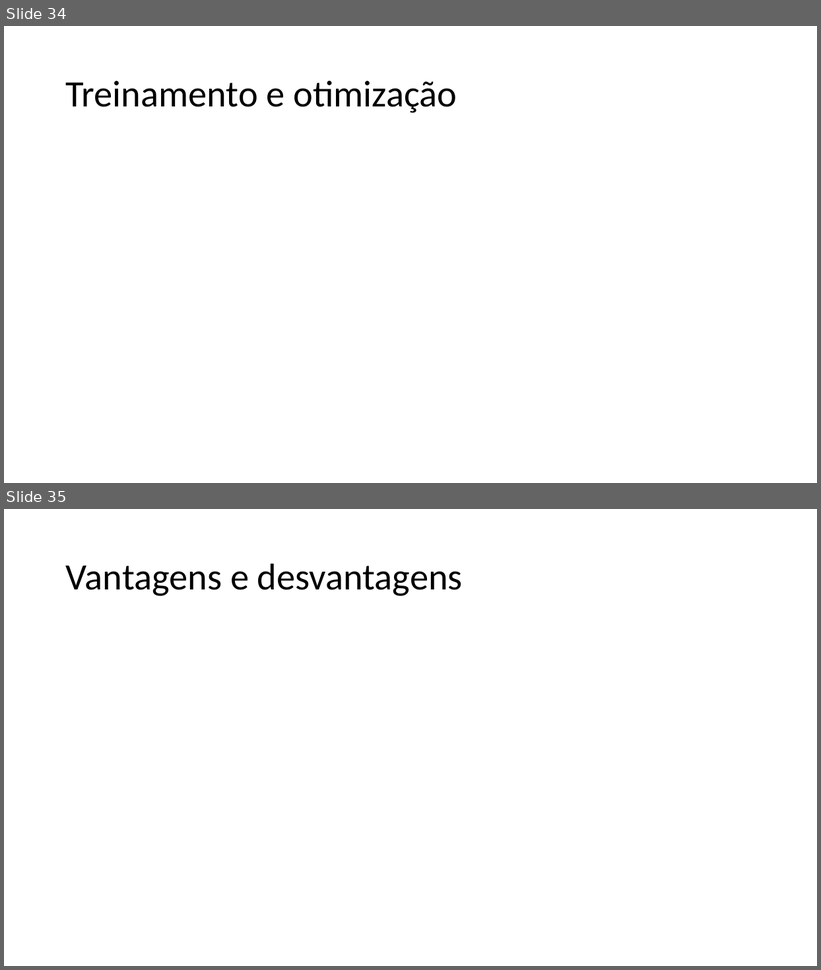
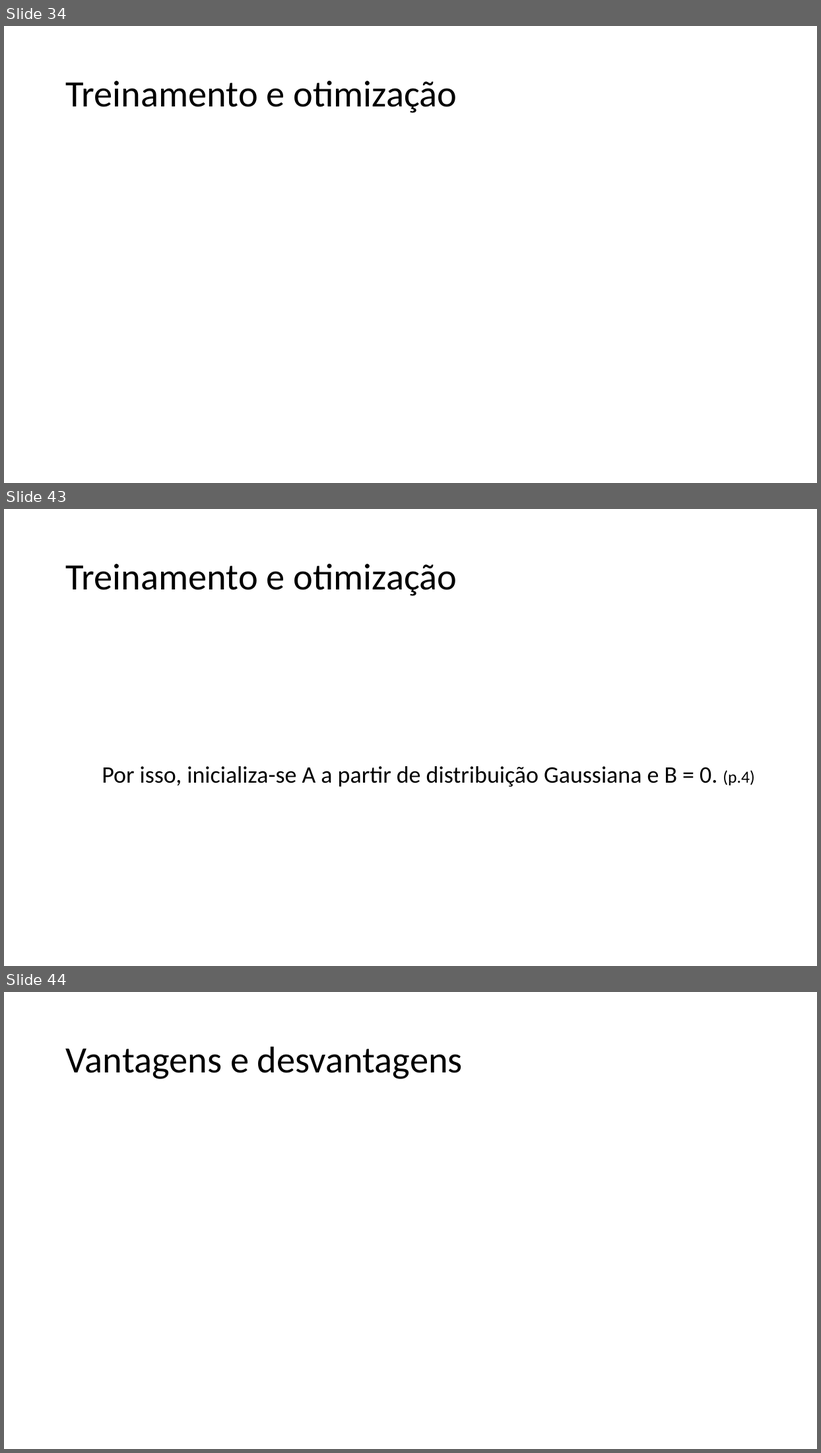
Before and after one commit to guerrato/guerrato_967_tp558, a slide deck: seminarios/ciclo 2/TP558_LoRA.pptx. Shown one above the other, each under a label of ours: slides 34 and 35 before the commit, slides 34, 43 and 44 after it; the slides between them are not shown. The pictures are 821x970 and 821x1453 pixels, drawn with LibreOffice and Linux fonts; fonts in the diff are those of the drawing; grey boxes stand for pictures. Boxes give left, top, right and bottom in pixels: in the first picture for what was removed or moved away, otherwise in the second. Text is boxed around its words. In the diff, an @@ line names an element or a change of style, - is before the commit and + after.

Commit message:
Finish treinamento

```diff
--- a/seminarios/ciclo 2/TP558_LoRA.pptx
+++ b/seminarios/ciclo 2/TP558_LoRA.pptx
@@ slide 43 added at (x1=4, y1=509, x2=817, y2=966), background #FFFFFF @@
@@ title added at (x1=66, y1=564, x2=457, y2=596), 44 pt, text #000000 @@
+Treinamento e otimização
@@ text added at (x1=102, y1=766, x2=755, y2=787), 28 pt, text #000000 @@
+Por isso, inicializa-se A a partir de distribuição Gaussiana e B = 0. (p.4)
@@ what was slide 35 is now slide 44 @@
```
Also in this commit, not shown: 2 slides changed, 9 other slides added, 1 slide removed.
